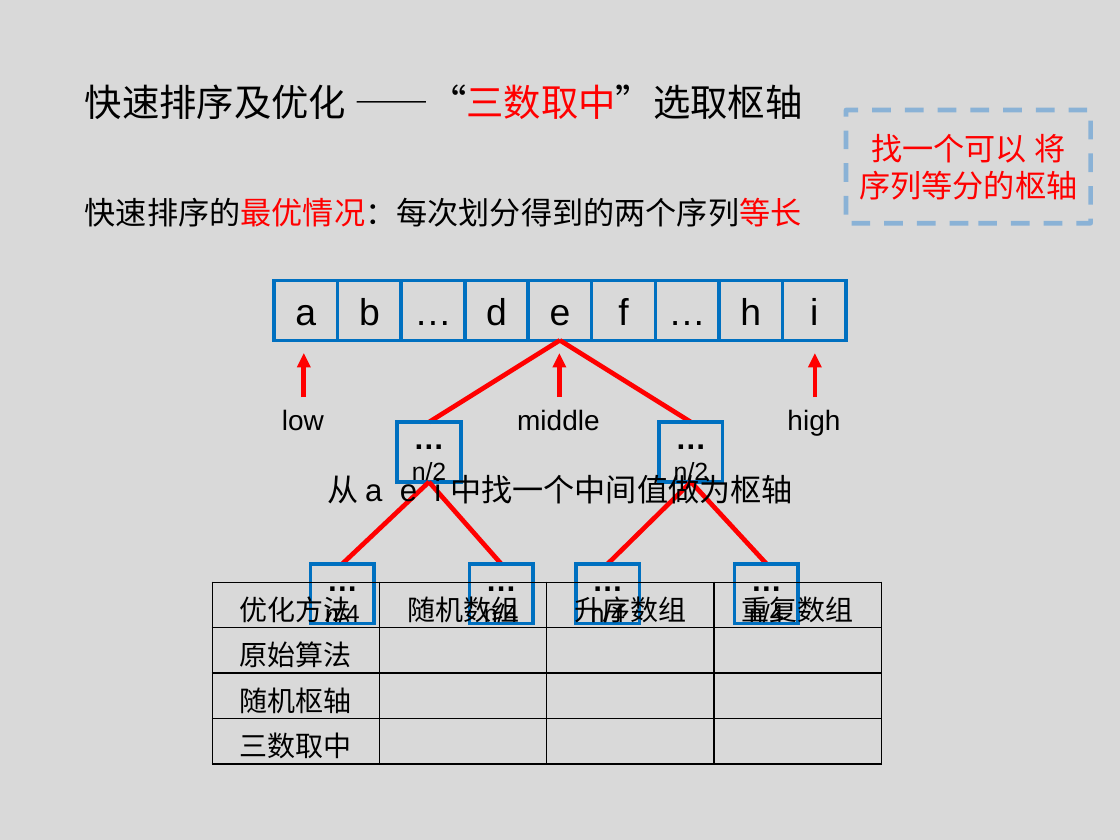
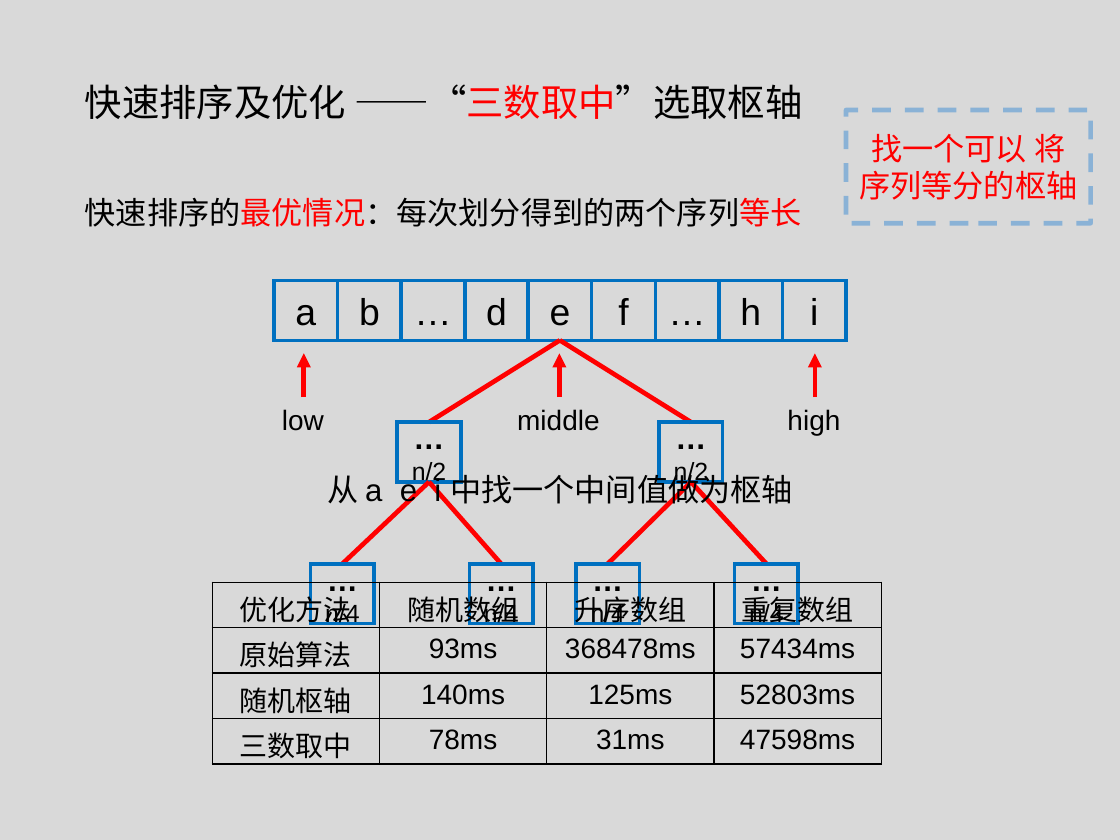
Before and after one commit to tianzhuwei/PPT, a slide deck: slide 4 of 快排+优化.pptx. Drawn at 1120x840 pixels with LibreOffice and Linux fonts; fonts in the diff are those of the drawing. Boxes give left, top, right and bottom in pixels: in the first picture for what was removed or moved away, otherwise in the second. Text is boxed around its words. In the diff, an @@ line names an element or a change of style, - is before the commit and + after.

```diff
--- a/快排+优化.pptx
+++ b/快排+优化.pptx
@@ table at (212, 582, 879, 768) @@
-row 2: 原始算法 |  |  | 
+row 2: 原始算法 | 93ms | 368478ms | 57434ms
-row 3: 随机枢轴 |  |  | 
+row 3: 随机枢轴 | 140ms | 125ms | 52803ms
-row 4: 三数取中 |  |  | 
+row 4: 三数取中 | 78ms | 31ms | 47598ms
```
Also in this commit, not shown: 3 other slides changed.
